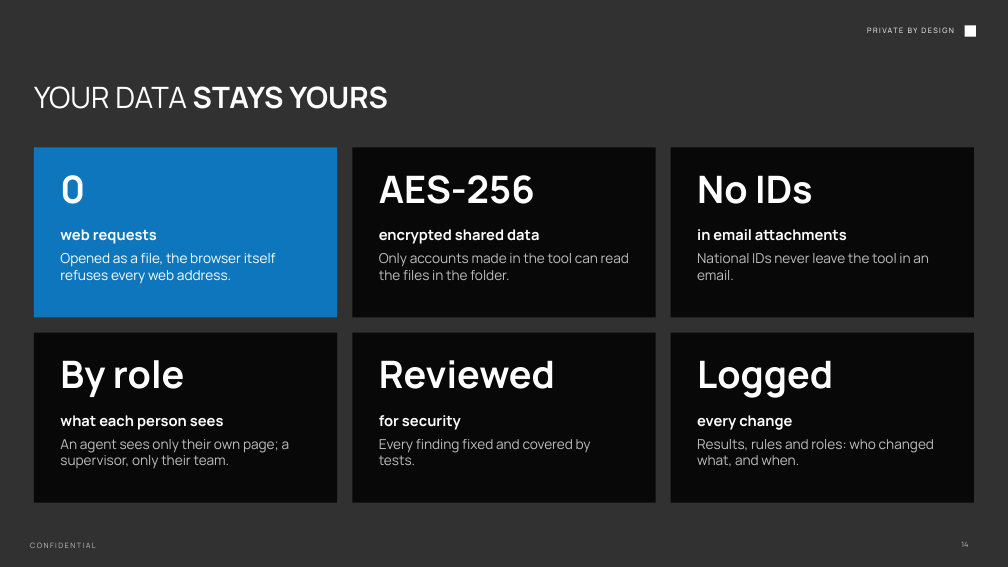
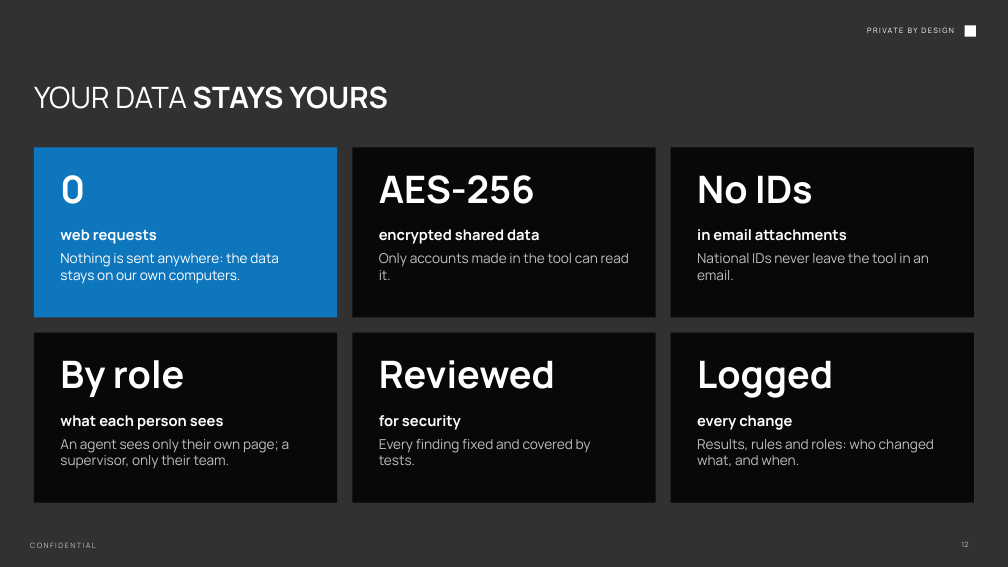
Before and after one commit to Wizdeed1/s, a slide deck: slide 12 of final/Cadence - Overview.pptx (slide 14 before the commit). Drawn at 1008x567 pixels with LibreOffice and Linux fonts; fonts in the diff are those of the drawing; background and template pictures are left out. Boxes give left, top, right and bottom in pixels: in the first picture for what was removed or moved away, otherwise in the second. Text is boxed around its words. In the diff, an @@ line names an element or a change of style, - is before the commit and + after.

```diff
--- a/final/Cadence - Overview.pptx
+++ b/final/Cadence - Overview.pptx
@@ text at (60, 253, 279, 284): text changed @@
-Opened as a file, the browser itself refuses every web address.
+Nothing is sent anywhere: the data stays on our own computers.
@@ text at (379, 253, 629, 280): text changed @@
-Only accounts made in the tool can read the files in the folder.
+Only accounts made in the tool can read it.
@@ page number at (961, 541, 968, 547): text changed @@
-14
+12
```
Also in this commit, not shown: 8 other slides changed, 6 slides added, 8 slides removed, 25 other files.
